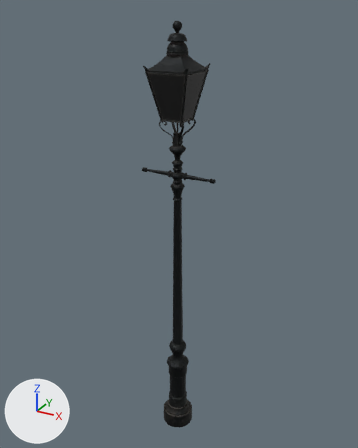
What one commit did to the glTF model public/catalog/street-lamp-01.glb.
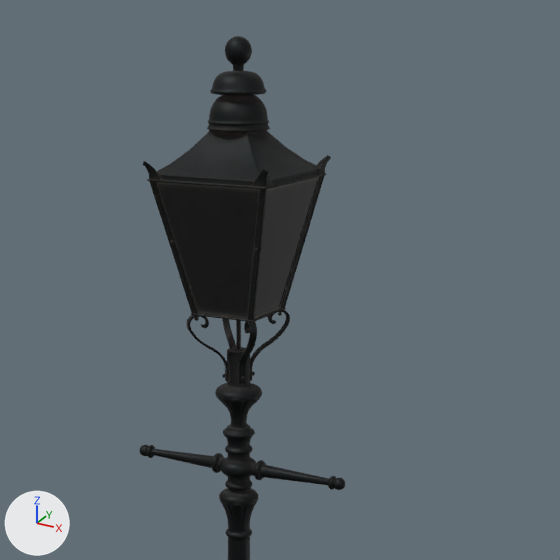
Each version appears first whole from a 50 mm lens placed at (1.93, -3.49, 3.97), pointed at (-0.04, 0.1, 2.17), and next in a close-up on the part from 26% to 82% of the width and 2% to 47% of the height. The lights are fixed; the arrows at lower left show +X, +Y and +Z. The first two pictures are the older version. Where no turn or scale is listed for an object, it has been applied to the vertices.

In view in the first close-up: 'street_lamp_01'.
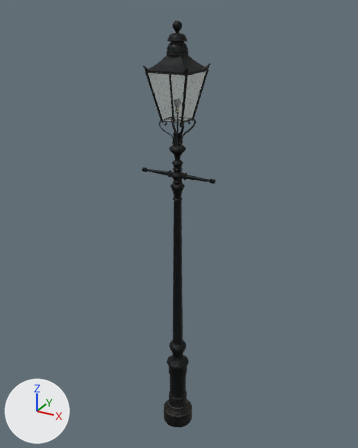
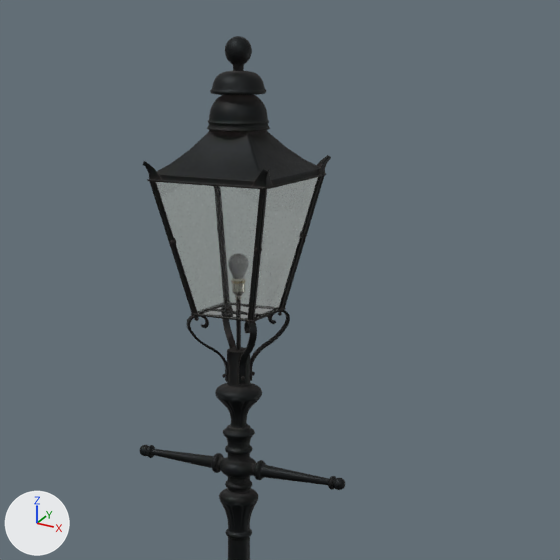
Boxes (x1, y1, x2, y2) around the edits, measured in the close-ups (560 x 560 px):
'street_lamp_01', surface changed (black to grey)
    both: (153, 174, 322, 322)

Edits to the bpy script that builds the scene:
```text
Change mat_street_lamp_01_glass:
    remove # nodes: BsdfPrincipled, NormalMap, OutputMaterial, SeparateColor, TexImage x3
    remove # uses the picture img_street_lamp_01_diff
    remove # uses the picture img_street_lamp_01_metal_street_lamp_01_rough
    nodes: BsdfPrincipled, NormalMap, OutputMaterial, TexImage
    colours: white #f7fdfc
```
